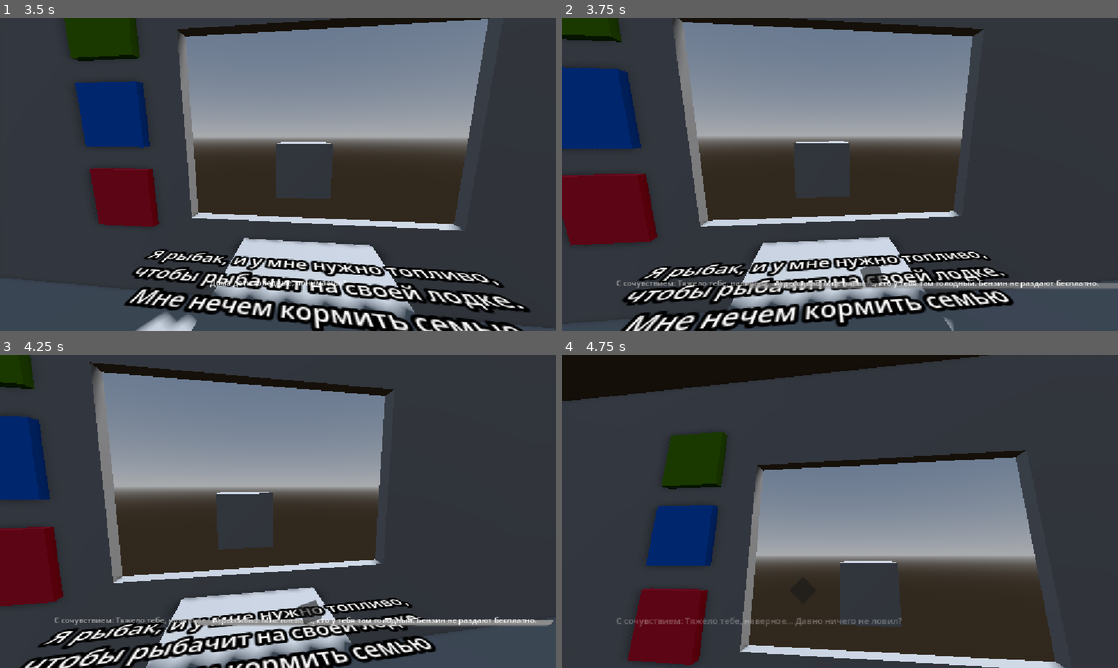
Above: before the commit, frames 1-4 (two rows, left to right).
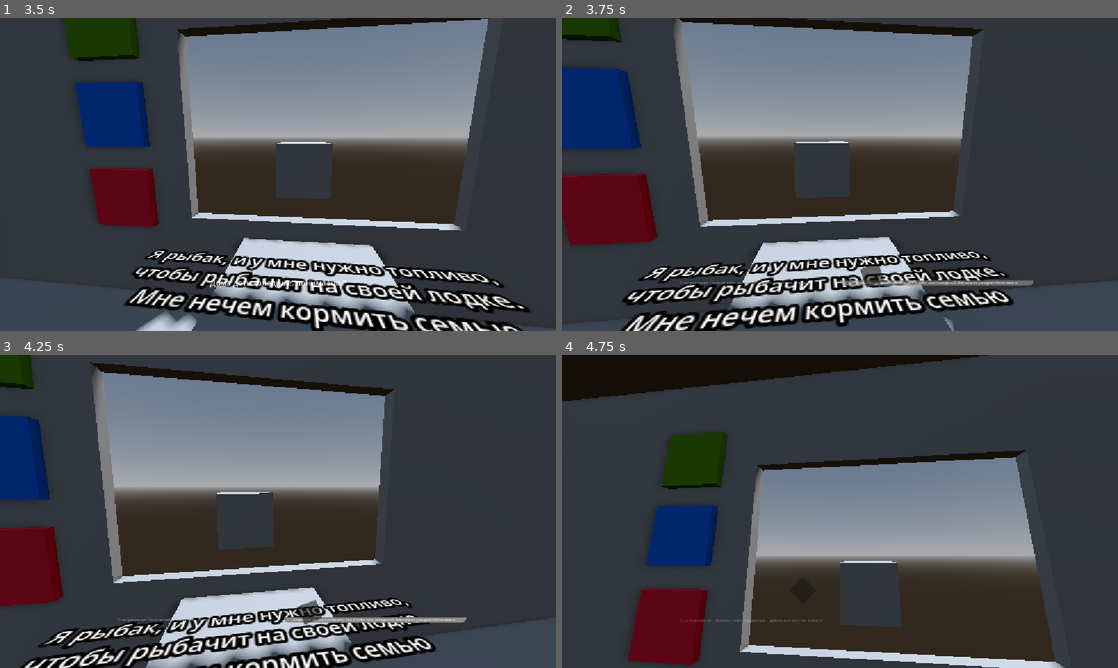
Above: after the commit, the same moments.

Repository: RolicsVin/AZS
Game: Godot game, scene res://scenes/game.tscn
Same seed, same stepped clock (60 frames per second), same inputs: the game is played once before the commit and once after it.
Inputs (mouse positions are in pixels of both pictures, inside the frame that each line leads up to):
- Up to frame 1 (3.5 s): tap Enter (ui_accept) at 0.5, 0.77, 1.52, 3.02 s; move the mouse to (400, 158) at 0.52 s; hold Right (ui_right) 0.53-1.28 s; click (400, 158) at 0.6 s; move the mouse to (166, 190) at 1.27 s; hold Down (ui_down) 1.28-2.03 s; click (166, 190) at 1.35 s; move the mouse to (333, 105) at 2.02 s; hold Right (ui_right) 2.03-2.78 s; click (333, 105) at 2.1 s; move the mouse to (250, 237) at 2.77 s; hold Up (ui_up) from 2.78 s (still down); click (250, 237) at 2.85 s
- Up to frame 2 (3.75 s): move the mouse to (1006, 221) at 3.52 s; release Up (ui_up) at 3.53 s; hold Left (ui_left) from 3.53 s (still down); click (1006, 221) at 3.6 s
- Up to frame 3 (4.25 s): keep holding Left (ui_left); tap Enter (ui_accept) at 3.77 s
- Up to frame 4 (4.75 s): keep holding Left (ui_left); move the mouse to (673, 464) at 4.27 s; click (673, 464) at 4.35 s; tap Enter (ui_accept) at 4.52 s

Frame 1 is identical in both runs. In frame 2, 1.6% of the frame differs, in the area x 9-100%, y 83-87%; in frame 3, 1.6%; in frame 4, 0.4%.

Commit message:
Preserve choice UI settings and cleanup

Diff:
--- a/scenes/choise_visual.gd
+++ b/scenes/choise_visual.gd
@@ -6,6 +6,7 @@
 signal choice_confirmed(index: int)
 
 @export var chooser: Control
+@export_range(1, 128, 1) var choice_font_size: int = 8
 
 var current_choice: int = -1
 var locked: bool = false
@@ -22,8 +23,9 @@
 
 
 ## Один раз связывает визуальный компонент с контейнером вариантов.
-func setup(container: Control) -> void:
+func setup(container: Control, font_size: int = 8) -> void:
 	_container = container
+	choice_font_size = font_size
 
 
 ## Создаёт и отображает варианты ответа.
@@ -38,6 +40,7 @@
 	for answer in answers:
 		var label := Label.new()
 		label.text = answer
+		label.add_theme_font_size_override("font_size", choice_font_size)
 		label.mouse_filter = Control.MOUSE_FILTER_IGNORE
 		_container.add_child(label)
 		_labels.append(label)
@@ -51,6 +54,8 @@
 	_kill_tween()
 	for label in _labels:
 		if is_instance_valid(label):
+			if label.get_parent() != null:
+				label.get_parent().remove_child(label)
 			label.queue_free()
 	_labels.clear()
 	current_choice = -1
